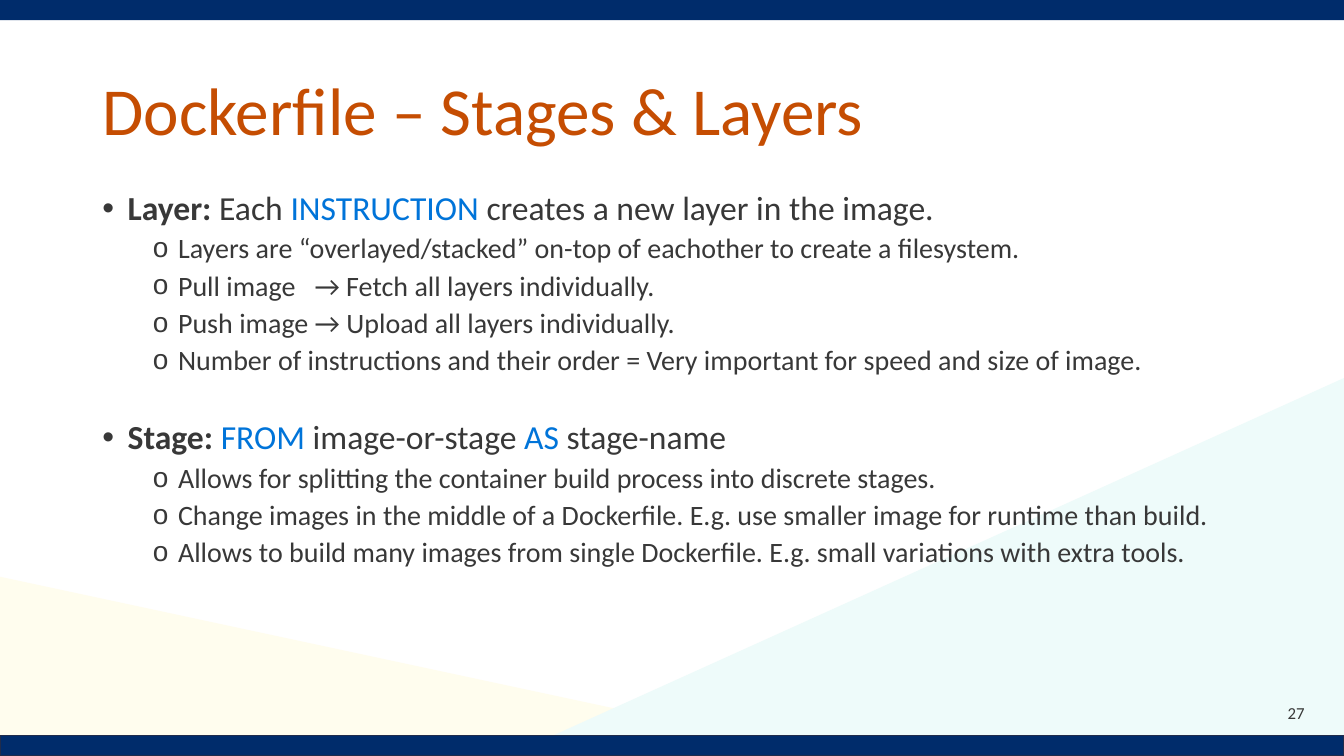
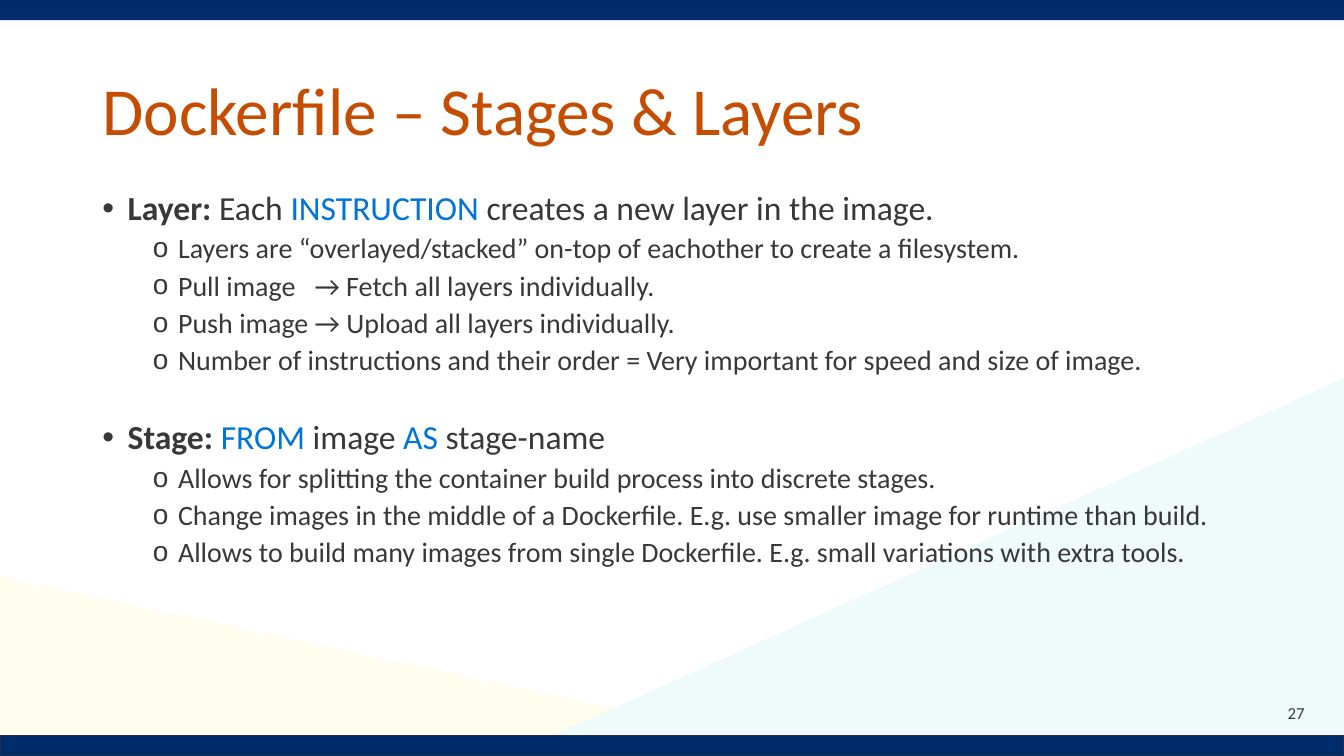
Before and after one commit to Notalib/workshop-containerisation, a slide deck: slide 27 of Containerisation_workshop.pptx. Drawn at 1344x756 pixels with LibreOffice and Linux fonts; fonts in the diff are those of the drawing; background and template pictures are left out. Boxes give left, top, right and bottom in pixels: in the first picture for what was removed or moved away, otherwise in the second. Text is boxed around its words. In the diff, an @@ line names an element or a change of style, - is before the commit and + after.

```diff
--- a/Containerisation_workshop.pptx
+++ b/Containerisation_workshop.pptx
@@ text at (x1=128, y1=426, x2=605, y2=455): text changed @@
-• Stage: FROM image-or-stage AS stage-name
+• Stage: FROM image AS stage-name
```
Also in this commit, not shown: 6 other slides changed.
